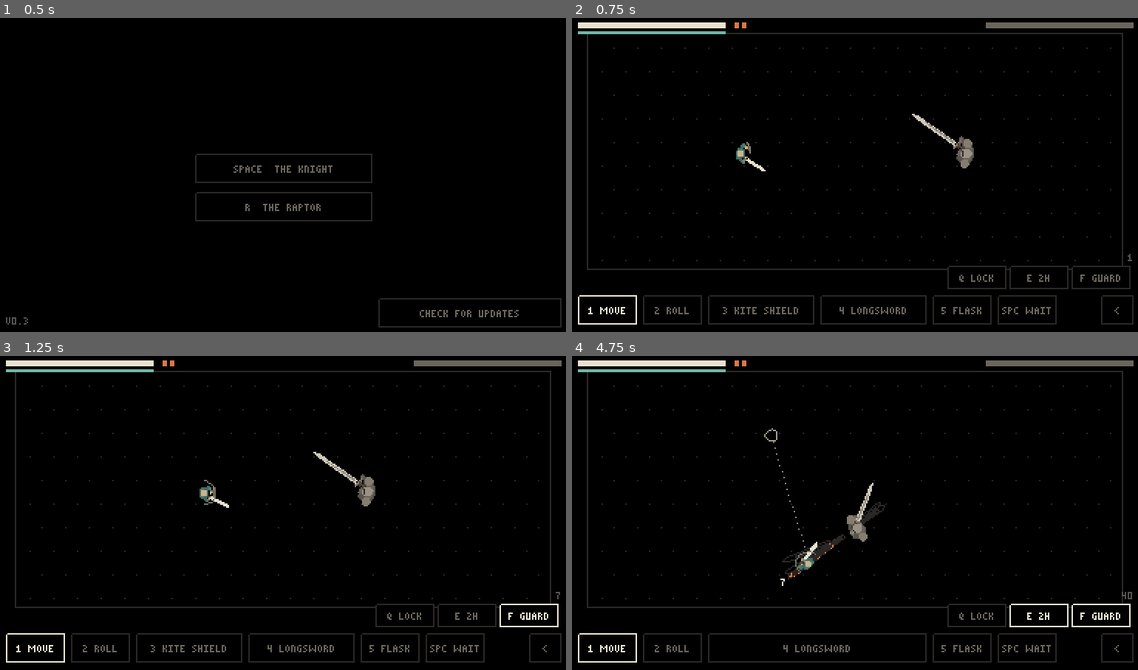
Above: before the commit, frames 1-4 (two rows, left to right).
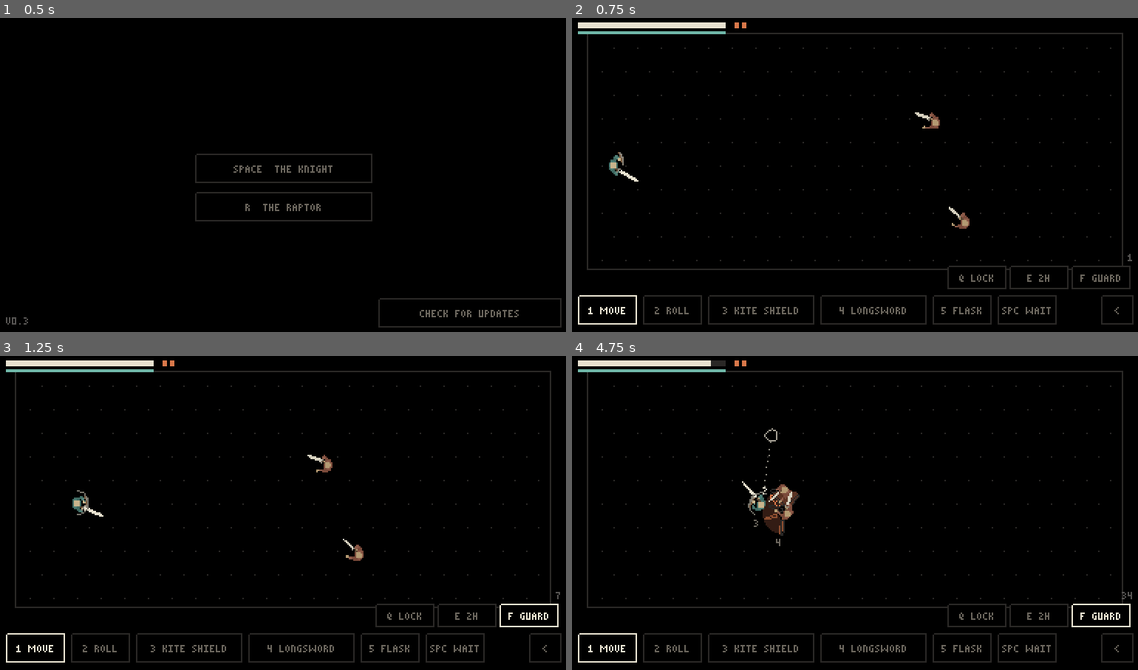
Above: after the commit, the same moments.

Repository: Martin-Hourigan/Pack-hero
Game: Godot game, scene res://scenes/duel.tscn
Same seed, same stepped clock (60 frames per second), same inputs: the game is played once before the commit and once after it.
Inputs (mouse positions are in pixels of both pictures, inside the frame that each line leads up to):
- Up to frame 1 (0.5 s): no input
- Up to frame 2 (0.75 s): tap Enter at 0.5, 0.6 s; move the mouse to (979, 162) at 0.52 s; hold Right from 0.53 s (still down); click (979, 162) at 0.67 s
- Up to frame 3 (1.25 s): keep holding Right; tap Space at 0.77, 1.07 s; tap F at 0.8 s
- Up to frame 4 (4.75 s): release Right at 1.25 s; drag from (741, 531) to (826, 578) at 1.27 s; move the mouse to (911, 443) at 2.02 s; hold Right 2.03-2.75 s; tap R at 2.1 s; click (911, 443) at 2.17 s; tap E at 2.3 s; drag from (826, 578) to (685, 465) at 2.77 s; move the mouse to (1024, 563) at 3.52 s; hold Left 3.53-4.25 s; tap Space at 3.6, 3.77, 4.07 s; click (1024, 563) at 3.67 s; tap Enter at 3.8 s; drag from (685, 465) to (770, 434) at 4.27 s

Frame 1 is identical in both runs. In frame 2, 1.3% of the frame differs, in the area x 6-100%, y 1-68%; in frame 3, 1.3%; in frame 4, 2.7%, in the area x 24-100%, y 1-98%.

Commit message:
Rooms: a run of 4 with doorways and pillars; line of sight and remembered fog; enemies act once they see you

Diff:
--- a/scripts/acts.gd
+++ b/scripts/acts.gd
@@ -67,6 +67,29 @@
 ## The arena: where bodies can stand (px).
 const ARENA := Rect2(12, 12, 360, 158)
 
+## The run: rooms one after another, each its own space from 0,0 (px).
+## area: where bodies can stand. start: where the hero comes in (facing
+## right). door: the doorway in the right wall, [from y, to y]: walk into
+## it for the next room (none: the last room; all its enemies dead, won).
+## pillars: Rect2s that block walking, shots and sight. foes: {k
+## (Acts.FOES), at, a (facing; left if not said)}. All PLACEHOLDER.
+const ROOMS := [
+	{"area": Rect2(0, 0, 360, 200), "start": Vector2(24, 100), "door": [84.0, 116.0],
+		"foes": [{"k": "soldier", "at": Vector2(250, 70)}, {"k": "soldier", "at": Vector2(270, 140)}]},
+	{"area": Rect2(0, 0, 420, 260), "start": Vector2(24, 130), "door": [30.0, 62.0],
+		"pillars": [Rect2(180, 100, 40, 60)],
+		"foes": [{"k": "soldier", "at": Vector2(300, 80)}, {"k": "spearman", "at": Vector2(320, 200)},
+			{"k": "archer", "at": Vector2(390, 140)}]},
+	{"area": Rect2(0, 0, 460, 320), "start": Vector2(24, 46), "door": [230.0, 262.0],
+		"pillars": [Rect2(120, 140, 36, 36), Rect2(300, 60, 36, 80)],
+		"foes": [{"k": "soldier", "at": Vector2(200, 80)}, {"k": "soldier", "at": Vector2(240, 250)},
+			{"k": "spearman", "at": Vector2(380, 230)}, {"k": "archer", "at": Vector2(420, 40)}]},
+	{"area": Rect2(0, 0, 360, 200), "start": Vector2(24, 100),
+		"foes": [{"k": "knight", "at": Vector2(260, 100)}]},
+]
+## Line of sight is worked out in squares this many px across.
+const FOG := 4
+
 # ---------------------------------------------------------------- levels
 ## A won fight is a level. Every level you pick a stat; every third level,
 ## an aspect level too. What a stat point gives is a placeholder.
--- a/scripts/duel.gd
+++ b/scripts/duel.gd
@@ -1,8 +1,12 @@
 class_name Duel
 extends RefCounted
-## The hero against the enemies of a room (Acts.FOES: the big knight,
-## soldiers, spearmen, archers), with no drawing or input so tests can
-## run it. Time goes in steps, everyone together. Everyone is a puppet
+## The hero through a run of rooms (Acts.ROOMS), against the enemies in
+## each (Acts.FOES: the big knight, soldiers, spearmen, archers), with no
+## drawing or input so tests can run it. Walking into a room's doorway
+## goes on to the next. Pillars block walking, shots and sight; the hero
+## sees what a straight line from him reaches (sight), and remembers what
+## he's seen (memory, kept when he dies); an enemy acts once it has seen
+## him (or been hit). Time goes in steps, everyone together. Everyone is a puppet
 ## (RigArt): an attack plays a clip, one frame a step, and the blade hits
 ## wherever the puppet's blade really is, swept from where it was at the
 ## step before (checked SWEEP_CHECKS times between, both bodies moving as
@@ -53,21 +57,62 @@
 var wiggle := {}  # HUD thing -> seconds left (a stamina bar that's too low)
 
 
-## The knight alone (the duel's room, until there are rooms).
-const KNIGHT_ROOM := [{"k": "knight", "at": Vector2(270, 92), "a": PI}]
-
-
-## room: the enemies, [{k (Acts.FOES), at, a}].
-func _init(seed_ := 0, gear_ := Acts.HANDS, room := KNIGHT_ROOM) -> void:
+## The knight alone, in the old arena (the tests' room).
+const KNIGHT_ROOM := {"area": Acts.ARENA, "start": Vector2(110, 92),
+	"foes": [{"k": "knight", "at": Vector2(270, 92), "a": PI}]}
+
+var rooms: Array = []  # the run (Acts.ROOMS entries)
+var room_i := 0
+var area := Rect2()
+var pillars: Array = []  # Rect2s
+var door: Array = []  # [from y, to y] in the right wall; [] = none
+var memory := {}  # room_i -> PackedByteArray: the squares (Acts.FOG) seen
+var sight := PackedByteArray()  # the squares seen now
+var fog_size := Vector2i.ZERO  # squares across, down
+
+
+## rooms: the run; it starts in room `first`. memory: what's been seen
+## before (a Dictionary, kept by the caller across deaths).
+func _init(seed_ := 0, gear_ := Acts.HANDS, rooms_: Array = [KNIGHT_ROOM], first := 0, memory_ := {}) -> void:
 	rng.seed = seed_ if seed_ != 0 else int(Time.get_ticks_usec())
 	gear = {"left": Array(gear_["left"]).duplicate(), "right": Array(gear_["right"]).duplicate()}
 	_settle("right")
-	hero = _add("hero", Vector2(110, 92), 0.0)
+	hero = _add("hero", Vector2.ZERO, 0.0)
 	hero.side = "hero"
-	for f in room:
-		add_foe(String(f["k"]), f["at"], float(f.get("a", PI)))
 	stamina = int(Acts.HERO["stamina"])
 	flasks = int(Acts.HERO["flasks"])
+	rooms = rooms_
+	memory = memory_
+	enter(first)
+
+
+## The hero comes into room i: its enemies, nothing else carried over but
+## him.
+func enter(i: int) -> void:
+	room_i = i
+	var r: Dictionary = rooms[i]
+	units = [hero]
+	foes = []
+	knight = null
+	shots = []
+	gone = []
+	target = null
+	area = r["area"]
+	pillars = r.get("pillars", [])
+	door = r.get("door", [])
+	hero.pos = r["start"]
+	hero.ang = 0.0
+	hero.cur = {}
+	hero.was = {}
+	hero.pose = rest(hero)
+	for f in r.get("foes", []):
+		add_foe(String(f["k"]), f["at"], float(f.get("a", PI)))
+	fog_size = Vector2i(ceili(area.size.x / Acts.FOG), ceili(area.size.y / Acts.FOG))
+	if not memory.has(i):
+		var m := PackedByteArray()
+		m.resize(fog_size.x * fog_size.y)
+		memory[i] = m
+	_look()
 
 
 func _add(k: String, at: Vector2, a: float) -> Unit:
@@ -81,6 +126,7 @@
 func add_foe(k: String, at: Vector2, a: float) -> Unit:
 	var u := _add(k, at, a)
 	u.side = "enemy"
+	u.aware = false
 	foes.append(u)
 	if k == "knight" and knight == null:
 		knight = u
@@ -214,7 +260,7 @@
 ## The enemy whose body is at p, give or take `slack` px (null = none).
 func enemy_at(p: Vector2, slack := 4.0) -> Unit:
 	for u in units:
-		if u.side != "enemy" or not u.alive():
+		if u.side != "enemy" or not u.alive() or not can_see(u.pos):
 			continue
 		for c in u.body():
 			if p.distance_to(c[0]) <= float(c[1]) + slack:
@@ -376,7 +422,7 @@
 	var aim := (at - u.pos).angle() if at.distance_to(u.pos) > 0.5 else u.ang
 	match k:
 		"move":
-			if at.distance_to(u.pos) < 1.0 or not Acts.ARENA.has_point(at):
+			if at.distance_to(u.pos) < 1.0 or not area.has_point(at):
 				return {}
 			var speed := float(Acts.HERO["walk"])
 			var steps := []
@@ -572,8 +618,13 @@
 		u.calm += 1
 		if u.calm >= int(foe_data(u)["calm"]):
 			u.taken = 0
+		if not u.aware and los(u.pos, hero.pos):
+			u.aware = true
 		if u.idle():
-			_choose(u)
+			if u.aware:
+				_choose(u)
+			else:
+				u.cur = _act("wait", [{"ph": "wait"}])
 		if int(u.cur.get("b", 1)) == 0 and _threat(u.cur):
 			foe_starts = true
 	var walking := String(hero.cur.get("k", "")) == "move"
@@ -640,11 +691,14 @@
 	# A walk stops when an enemy starts an attack: you choose again.
 	if walking and foe_starts and String(hero.cur.get("k", "")) == "move":
 		hero.cur = {}
-	if target != null and not target.alive():
+	_look()
+	if target != null and (not target.alive() or not can_see(target.pos)):
 		target = null
 	if hero.hp <= 0:
 		result = "lose"
-	elif foes.all(func(f): return not f.alive()):
+	elif at_door():
+		enter(room_i + 1)
+	elif door.is_empty() and foes.all(func(f): return not f.alive()):
 		result = "win"
 
 
@@ -700,9 +754,106 @@
 		u.pos = p
 
 
+## Whether u's body fits at p: in the room, clear of the pillars.
 func _in_arena(u: Unit, p: Vector2) -> bool:
 	var r := float(u.data()["body"][0][1])
-	return Acts.ARENA.grow(-r).has_point(p)
+	if not area.grow(-r).has_point(p):
+		return false
+	for pl in pillars:
+		if Rect2(pl).grow(r).has_point(p):
+			return false
+	return true
+
+
+## Whether a shot at p is still in the open (in the room, not in a pillar).
+func open_at(p: Vector2) -> bool:
+	if not area.has_point(p):
+		return false
+	for pl in pillars:
+		if Rect2(pl).has_point(p):
+			return false
+	return true
+
+
+## Whether the hero is in the doorway (and there's a room after).
+func at_door() -> bool:
+	if door.is_empty() or not hero.alive() or room_i + 1 >= rooms.size():
+		return false
+	return hero.pos.x >= area.end.x - _radius(hero) - 1.5 and hero.pos.y >= float(door[0]) and hero.pos.y <= float(door[1])
+
+
+# ---------------------------------------------------------------- sight
+
+## Whether a straight line from a to b is clear of the pillars.
+func los(a: Vector2, b: Vector2) -> bool:
+	for pl in pillars:
+		if _crosses(a, b, pl):
+			return false
+	return true
+
+
+## Whether segment a-b goes through rect r (Liang-Barsky).
+static func _crosses(a: Vector2, b: Vector2, r: Rect2) -> bool:
+	var d := b - a
+	var t0 := 0.0
+	var t1 := 1.0
+	for e in [[-d.x, a.x - r.position.x], [d.x, r.end.x - a.x], [-d.y, a.y - r.position.y], [d.y, r.end.y - a.y]]:
+		var p: float = e[0]
+		var q: float = e[1]
+		if absf(p) < 0.000001:
+			if q < 0.0:
+				return false
+		else:
+			var t := q / p
+			if p < 0.0:
+				t0 = maxf(t0, t)
+			else:
+				t1 = minf(t1, t)
+			if t0 > t1:
+				return false
+	return true
+
+
+## Whether the hero can see p now.
+func can_see(p: Vector2) -> bool:
+	return los(hero.pos, p)
+
+
+## The squares the hero sees now; they're remembered as seen.
+func _look() -> void:
+	var n := fog_size.x * fog_size.y
+	sight.resize(n)
+	var seen: PackedByteArray = memory[room_i]
+	if pillars.is_empty():
+		sight.fill(1)
+		seen.fill(1)
+		memory[room_i] = seen
+		return
+	var f := float(Acts.FOG)
+	for y in fog_size.y:
+		for x in fog_size.x:
+			var i := y * fog_size.x + x
+			var c := area.position + Vector2((x + 0.5) * f, (y + 0.5) * f)
+			var ok := los(hero.pos, c) and not _in_pillar(c)
+			sight[i] = 1 if ok else 0
+			if ok:
+				seen[i] = 1
+	memory[room_i] = seen
+
+
+func _in_pillar(p: Vector2) -> bool:
+	for pl in pillars:
+		if Rect2(pl).has_point(p):
+			return true
+	return false
+
+
+## Square (x, y): 2 seen now, 1 seen before, 0 never.
+func fog_at(x: int, y: int) -> int:
+	var i := y * fog_size.x + x
+	if sight[i] == 1:
+		return 2
+	return 1 if memory[room_i][i] == 1 else 0
 
 
 static func _radius(u: Unit) -> float:
@@ -719,7 +870,7 @@
 	if over <= 0.0:
 		return
 	var way := v.normalized() if v.length() > 0.01 else Vector2.from_angle(knight.ang)
-	var box := Acts.ARENA.grow(-_radius(hero))
+	var box := area.grow(-_radius(hero))
 	var p := hero.pos + way * over
 	var q := p.clamp(box.position, box.end)
 	if q != p:
@@ -736,6 +887,7 @@
 	_sparks(v.pos, 6, Pal.DANGER if v == hero else Pal.INK)
 	shake_amt = maxf(shake_amt, 2.0 if v == hero else 1.0)
 	if v != hero and v.alive():
+		v.aware = true
 		v.calm = 0
 		v.taken += d
 		if v.taken >= int(foe_data(v)["poise"]):
@@ -918,7 +1070,7 @@
 			if hit != null:
 				s["p"] = q
 				break
-			if not Acts.ARENA.has_point(q):
+			if not open_at(q):
 				s["p"] = q
 				s["left"] = 0.0
 				break
--- a/scripts/duel_main.gd
+++ b/scripts/duel_main.gd
@@ -29,7 +29,8 @@
 ## on. BLOCK, TWO HANDS and ONE HAND aren't in the menus: they're these.
 ## Dev flags (after --): --duel (straight in), --seed=N, --at=x,y (the hero
 ## there), --knight=sweep / backhand / overhead (he starts it now),
-## --foes=soldier,spearman,archer (them instead of the knight),
+## --foes=soldier,spearman,archer (them in the old arena instead of the
+## run), --room=N (start the run in room N, from 0),
 ## --steps=N (play N steps first), --tool=right:light (picked) with
 ## --mouse=x,y (aimed there), --touch, --blocking (GUARD on), --lock (LOCK on), --menu=right (that hand's menu open), --gear=left,right or
 ## left,left2,right,right2 (e.g. crossbow,staff; _ for a space; the slots
@@ -59,6 +60,7 @@
 var menu := ""  # the hand whose menu is open ("left", "right")
 var picking := false  # LOCK tapped: tap an enemy to lock on
 var slot := "right0"  # the gear screen's slot being filled
+var memory := {}  # what the hero's seen of each room (kept when he dies)
 
 var update_state := "idle"  # idle, checking, latest, new, failed, downloading, ready, download_failed
 var update_tag := ""
@@ -115,19 +117,20 @@
 		menu = String(flags.get("menu", ""))
 
 
-## The enemies to fight: the knight, or --foes' in a column on the right.
-func room() -> Array:
+## The rooms to go through: Acts.ROOMS, or one of --foes' in a column on
+## the right of the old arena.
+func run_rooms() -> Array:
 	if not flags.has("foes"):
-		return Duel.KNIGHT_ROOM
+		return Acts.ROOMS
 	var out := []
 	var ks := String(flags["foes"]).split(",")
 	for i in ks.size():
 		out.append({"k": ks[i], "at": Vector2(280 + 30 * (i % 2), 40 + 110.0 * (i + 0.5) / ks.size()), "a": PI})
-	return out
+	return [{"area": Acts.ARENA, "start": Vector2(110, 92), "foes": out}]
 
 
 func begin() -> void:
-	duel = Duel.new(int(flags.get("seed", "0")), gear, room())
+	duel = Duel.new(int(flags.get("seed", "0")), gear, run_rooms(), int(flags.get("room", "0")), memory)
 	mode = "duel"
 	tool = "move"
 	u = 1.0
--- a/scripts/unit.gd
+++ b/scripts/unit.gd
@@ -28,6 +28,7 @@
 var burns := {}  # Acts.BURNS kind -> steps left
 var calm := 0  # steps since it was last hit (its poise comes back)
 var last := ""  # its last attack
+var aware := false  # an enemy that has seen the hero (it acts once it has)
 
 
 func _init(k: String, at: Vector2, a: float) -> void:
--- a/tests/duel_checks.gd
+++ b/tests/duel_checks.gd
@@ -20,6 +20,7 @@
 	_bodies()
 	_foes()
 	_ranges()
+	_rooms()
 	_whole()
 	return fails
 
@@ -277,7 +278,7 @@
 	var room := []
 	for i in ks.size():
 		room.append({"k": ks[i], "at": Vector2(280, 40 + 40 * i), "a": PI})
-	return Duel.new(1, gear, room)
+	return Duel.new(1, gear, [{"area": Acts.ARENA, "start": Vector2(110, 92), "foes": room}])
 
 
 func _foes() -> void:
@@ -378,6 +379,65 @@
 				break
 			far = Vector2(d.shots[0]["p"]).distance_to(start)
 		check(d.shots.is_empty() and far <= float(Acts.SHOTS[k]["range"]) + 0.01, "a %s goes its range, then it's gone" % k, str(far))
+
+
+## The run: doorways, pillars, sight.
+func _rooms() -> void:
+	var d := Duel.new(1, Acts.HANDS, Acts.ROOMS)
+	check(d.room_i == 0 and d.foes.size() == 2, "the run starts in room 1")
+	var r0: Dictionary = Acts.ROOMS[0]
+	d.hero.pos = Vector2(Rect2(r0["area"]).end.x - 10, (float(r0["door"][0]) + float(r0["door"][1])) / 2.0)
+	for f in d.foes:
+		f.pos = Vector2(40, 30)
+		_still_foe(f, 30)
+	d.plan("move", d.hero.pos + Vector2(20, 0))
+	d.plan("move", Vector2(Rect2(r0["area"]).end.x - 1, d.hero.pos.y))
+	for i in 6:
+		d.step()
+		if d.room_i == 1:
+			break
+	check(d.room_i == 1 and d.hero.pos == Vector2(Acts.ROOMS[1]["start"]), "into the doorway: the next room")
+	check(d.result == "", "not won yet")
+	# A pillar stops walking, shots and sight.
+	var pl: Rect2 = Acts.ROOMS[1]["pillars"][0]
+	d.hero.pos = Vector2(pl.position.x - 20, pl.get_center().y)
+	check(not d.can_see(Vector2(pl.end.x + 20, pl.get_center().y)), "a pillar hides what's behind it")
+	check(d.can_see(Vector2(pl.position.x - 20, pl.position.y - 30)), "and not what isn't")
+	d.hero.cur = {}
+	d.plan("move", Vector2(pl.end.x + 20, pl.get_center().y))
+	for i in 20:
+		for f in d.foes:
+			_still_foe(f, 1)
+		d.step()
+	check(d.hero.pos.x < pl.position.x, "walking into a pillar, stopped", str(d.hero.pos))
+	check(d.fog_at(int((pl.end.x + 20) / Acts.FOG), int(pl.get_center().y / Acts.FOG)) != 2, "behind it isn't seen now")
+	# Enemies wait until they see the hero.
+	var e: Unit = d.foes[0]
+	e.pos = Vector2(pl.end.x + 20, pl.get_center().y)
+	e.aware = false
+	e.cur = {}
+	var e_at := e.pos
+	for i in 3:
+		_still(d, 1)
+		d.step()
+	check(not e.aware and e.pos == e_at, "an enemy that hasn't seen you waits")
+	# What's been seen is remembered after dying.
+	var mem := d.memory
+	var seen_before := 0
+	for b in mem[1]:
+		seen_before += b
+	var d2 := Duel.new(1, Acts.HANDS, Acts.ROOMS, 1, mem)
+	var seen_after := 0
+	for b in d2.memory[1]:
+		seen_after += b
+	check(seen_after >= seen_before and seen_before > 0, "what you've seen is remembered after dying")
+	# The last room: all dead, won.
+	d = Duel.new(1, Acts.HANDS, Acts.ROOMS, Acts.ROOMS.size() - 1)
+	check(d.knight != null and d.door.is_empty(), "the knight's in the last room")
+	d.knight.hp = 0
+	_still(d, 1)
+	d.step()
+	check(d.result == "win", "the knight dead: won")
 
 
 ## Whole fights, the hero pressing light attacks: they end.
